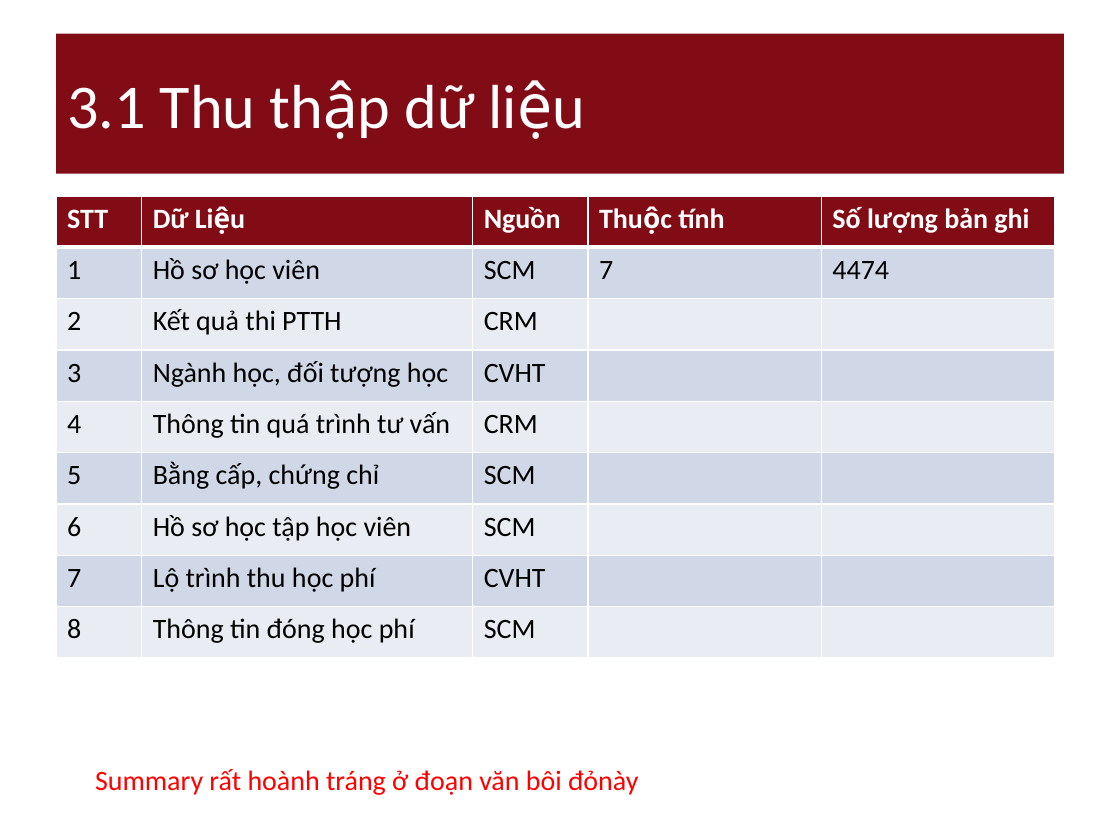
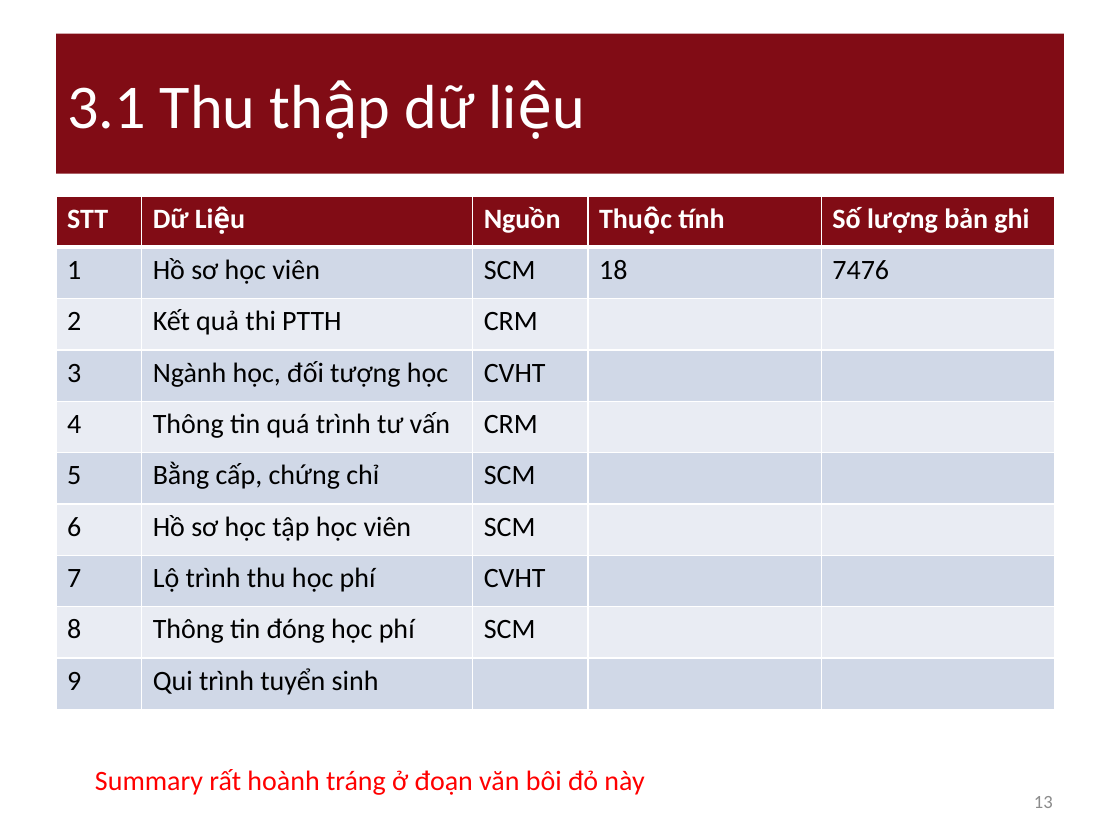
Before and after one commit to nguyendanhtu/drop-out, a slide deck: slide 13 of 01. Document/DropOut_Project_Report v_3.12.2011.pptx (slide 12 before the commit). Drawn at 1120x840 pixels with LibreOffice and Linux fonts; fonts in the diff are those of the drawing. Boxes give left, top, right and bottom in pixels: in the first picture for what was removed or moved away, otherwise in the second. Text is boxed around its words. In the diff, an @@ line names an element or a change of style, - is before the commit and + after.

```diff
--- a/01. Document/DropOut_Project_Report v_3.12.2011.pptx
+++ b/01. Document/DropOut_Project_Report v_3.12.2011.pptx
@@ table at (56, 196, 1054, 709) @@
-row 2, column 4: 7
+row 2, column 4: 18
-row 2, column 5: 4474
+row 2, column 5: 7476
+row 10: 9 | Qui trình tuyển sinh |  |  | 
@@ text at (95, 769, 644, 795): spaces changed @@
-Summary rất hoành tráng ở đoạn văn bôi đỏnày
+Summary rất hoành tráng ở đoạn văn bôi đỏ này
@@ page number added at (1034, 796, 1053, 808), 12 pt, text #8C8C8C @@
+13
```
Also in this commit, not shown: 18 other slides changed, 2 slides added, 1 other file.
